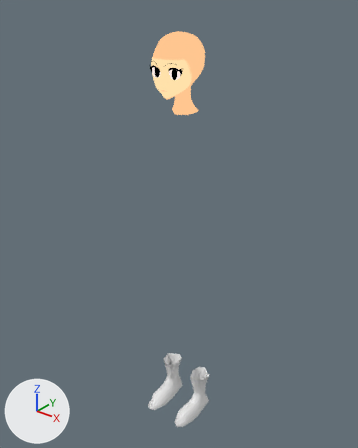
An edit to the Blender file char_models/subject_203.blend, drawn before and after from the same camera.
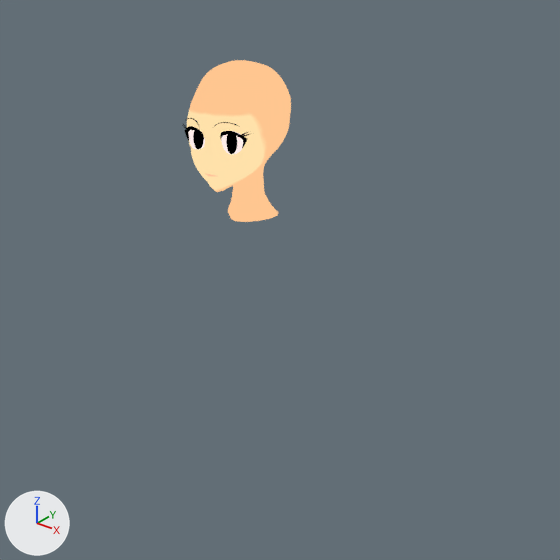
Old and new are each drawn whole from a camera (50 mm lens) standing at (1.068, -1.391, 1.742) and looking at (-0.026, -0.024, 0.895) and again close up on the part from 15% to 96% of the width and 0% to 65% of the height. Arrows for +X, +Y and +Z are at lower left; the lights stay in place.

Before the edit, the objects in view are built like this:
```python
me_cube = bpy.data.meshes.new('Cube')
me_cube.from_pydata(...)  # 1881 vertices, 1609 faces; spans x -0.115..0.114, y -0.164..0.06, z 1.333..1.63
me_cube.materials.append(mat_hair)  # red #cf0500
me_plane = bpy.data.meshes.new('Plane')
me_plane.from_pydata(...)  # 1170 vertices, 1152 faces; spans x -0.08..0.08, y -0.156..0.032, z 1.336..1.603
me_plane.polygons.foreach_set('use_smooth', [True] * 1152)
me_plane.materials.append(mat_texture)
ob_cube = bpy.data.objects.new('Cube', me_cube)
ob_cube.location = (0.0, 0.0, 0.0)
_m = ob_cube.modifiers.new('Solidify', 'SOLIDIFY')
_m.thickness = -0.008
_m = ob_cube.modifiers.new('Smooth', 'SMOOTH')
ob_cube.hide_set(True)
ob_head = bpy.data.objects.new('head', me_plane)
ob_head.location = (0.0, 0.0, 0.0)
```
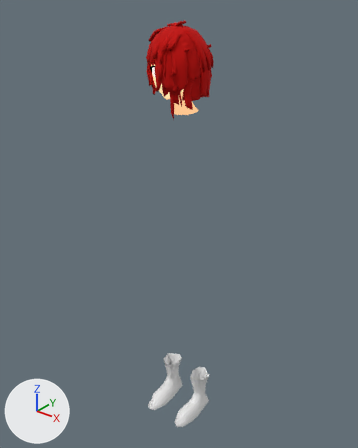
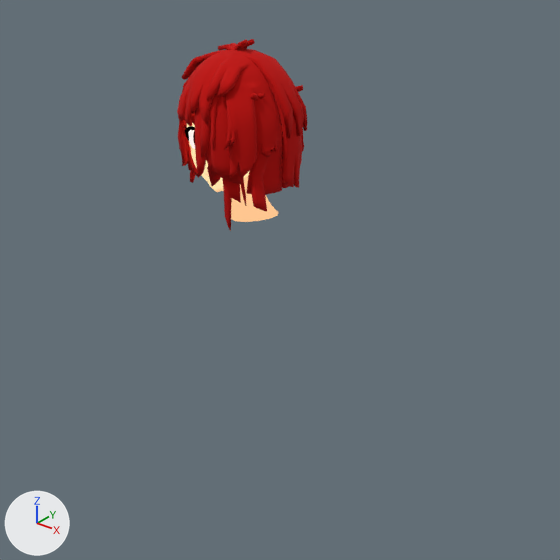
Edits to the bpy script that builds the scene:
```text
Change ob_cube:
    remove ob_cube.hide_set(True)
```

Pixel boxes (x1, y1, x2, y2) of what changed, in the close-ups (560 x 560 px):
'Cube', shown (red)
    after: (177, 39, 307, 231)
'head', unchanged, covered by the edit
    before: (187, 60, 291, 222)
    after: (187, 123, 278, 222)
